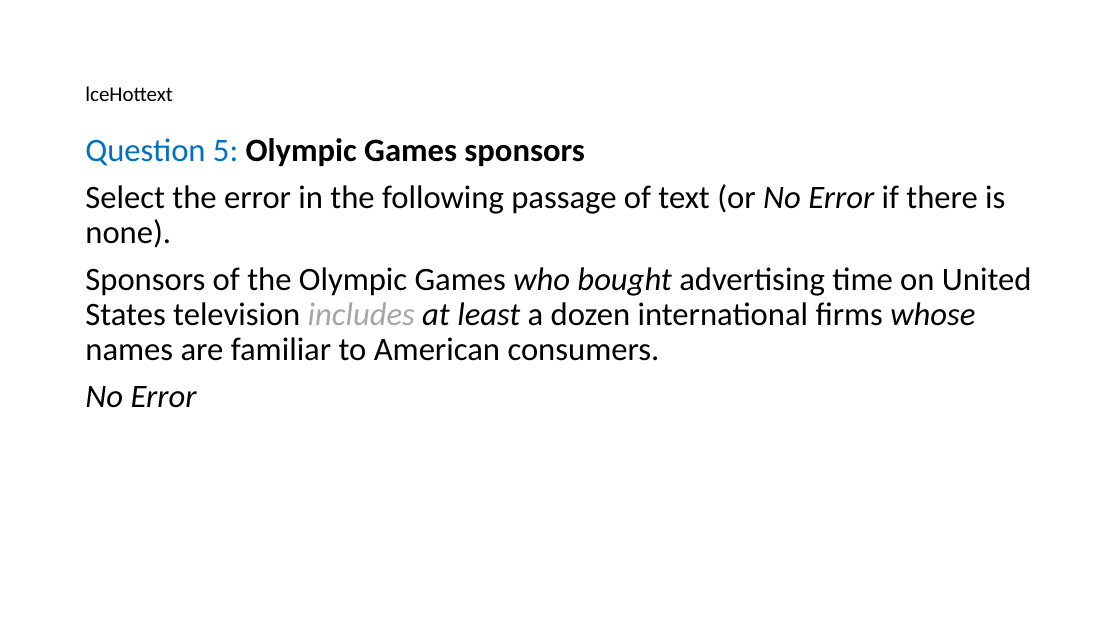
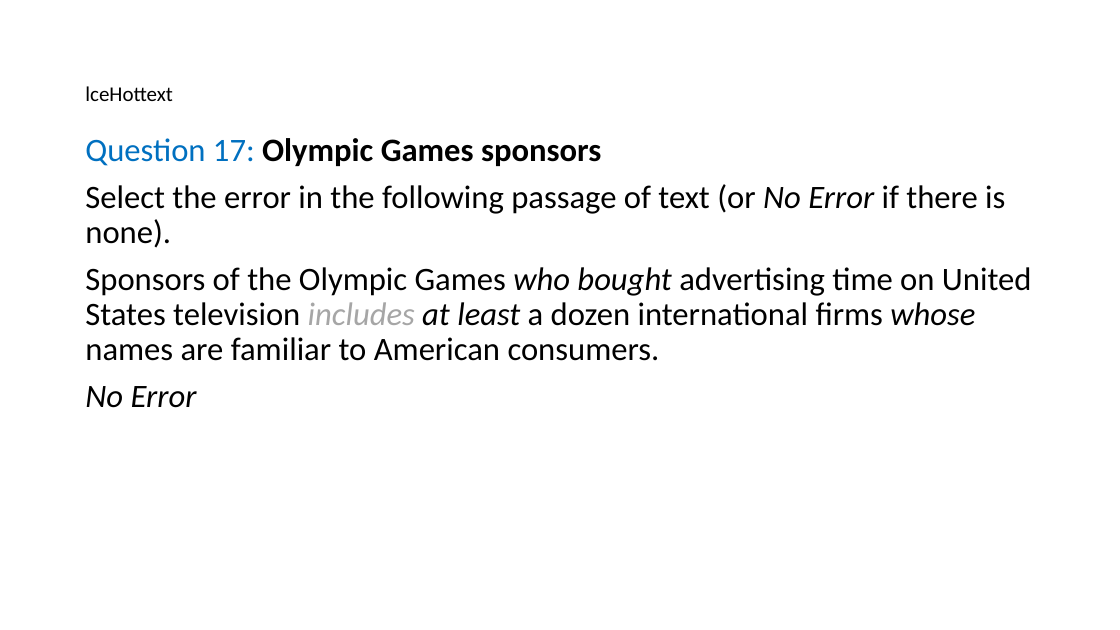
Before and after one commit to birgitstrackenbrock/dita13.lc.extra-interactions, a slide deck: slide 20 of documentation/Interaction_examples_visual.pptx (slide 7 before the commit). Drawn at 1120x630 pixels with LibreOffice and Linux fonts; fonts in the diff are those of the drawing. Boxes give left, top, right and bottom in pixels: in the first picture for what was removed or moved away, otherwise in the second. Text is boxed around its words. In the diff, an @@ line names an element or a change of style, - is before the commit and + after.

```diff
--- a/documentation/Interaction_examples_visual.pptx
+++ b/documentation/Interaction_examples_visual.pptx
@@ text at [85, 138, 601, 166]: text changed @@
-Question 5: Olympic Games sponsors
+Question 17: Olympic Games sponsors
```
Also in this commit, not shown: 18 other slides changed, 1 slide added.
